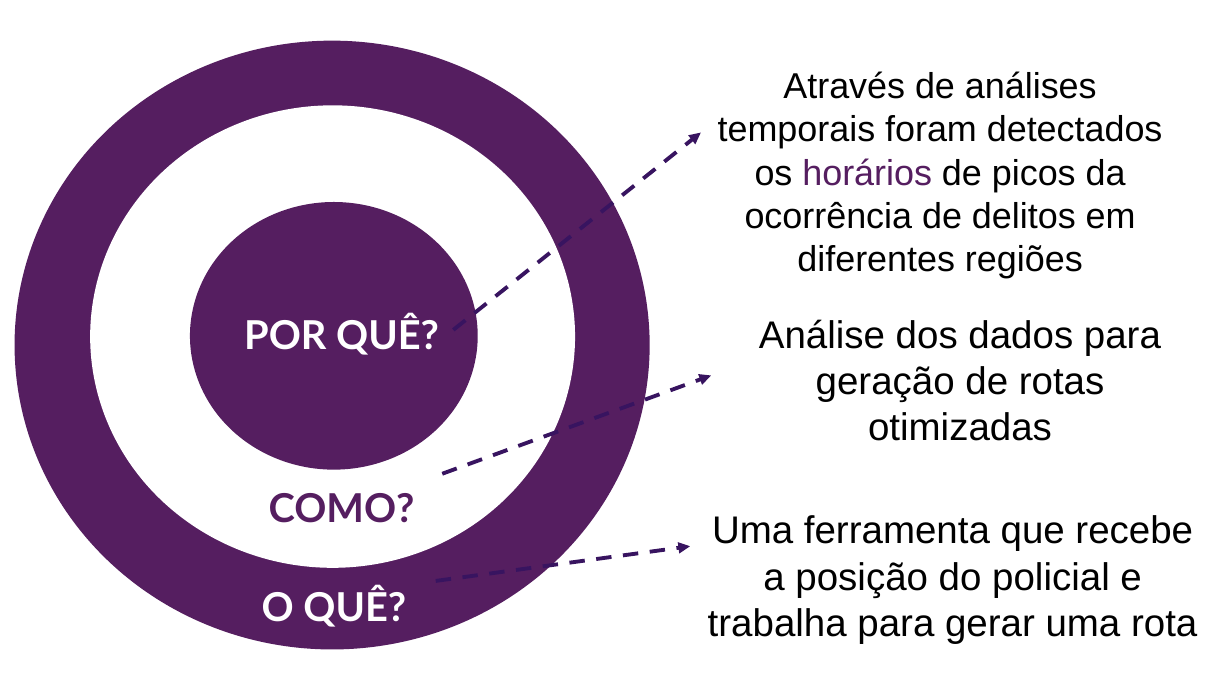
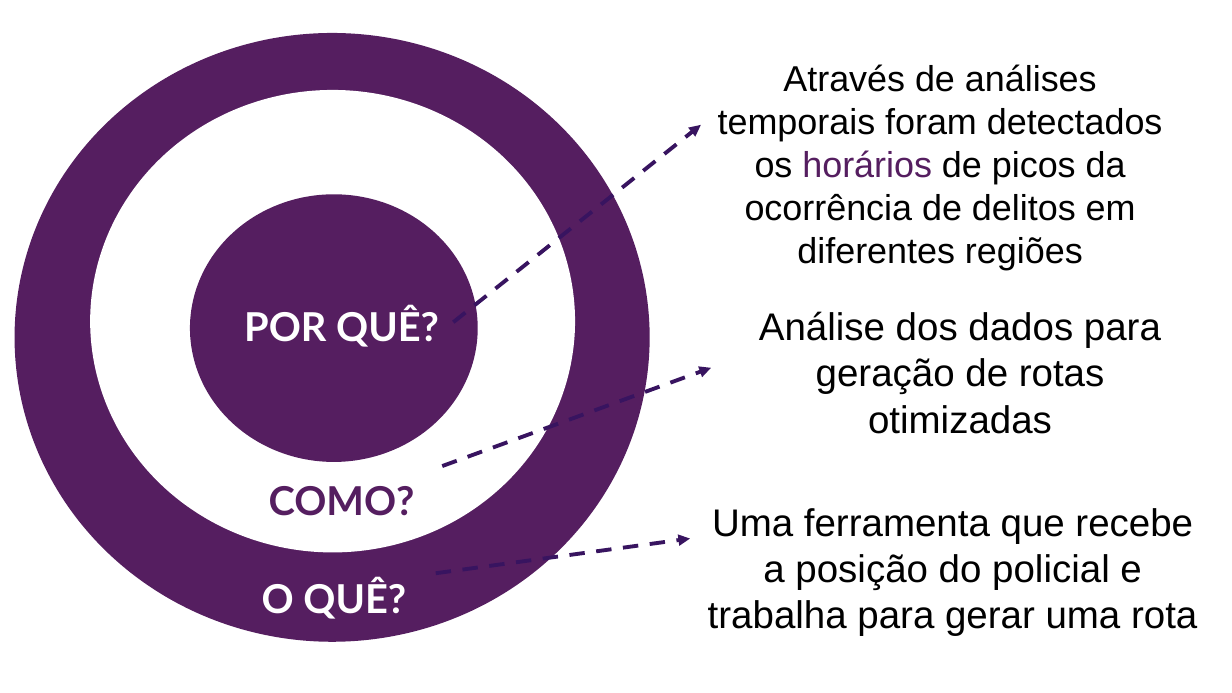
Before and after one commit to pedroschoen/Batalha_de_dados_itau, a slide deck: slide 5 of Apresentação Vamo aí.pptx. Drawn at 1232x693 pixels with LibreOffice and Linux fonts; fonts in the diff are those of the drawing. Boxes give left, top, right and bottom in pixels: in the first picture for what was removed or moved away, otherwise in the second. Text is boxed around its words. In the diff, an @@ line names an element or a change of style, - is before the commit and + after.

```diff
--- a/Apresentação Vamo aí.pptx
+++ b/Apresentação Vamo aí.pptx
@@ ellipse: place and size @@
-ellipse at bbox=[91, 105, 576, 568]
+ellipse at bbox=[91, 90, 576, 553]
@@ 4 texts, 1 arrow: place and size @@
-4 texts, 1 arrow at bbox=[262, 71, 1197, 643]
+4 texts, 1 arrow at bbox=[262, 64, 1197, 636]
@@ 2 texts, 2 ellipses, 2 arrows: place and size @@
-2 texts, 2 ellipses, 2 arrows at bbox=[18, 44, 1161, 645]
+2 texts, 2 ellipses, 2 arrows at bbox=[18, 37, 1161, 638]
```
Also in this commit, not shown: 2 other slides changed.
